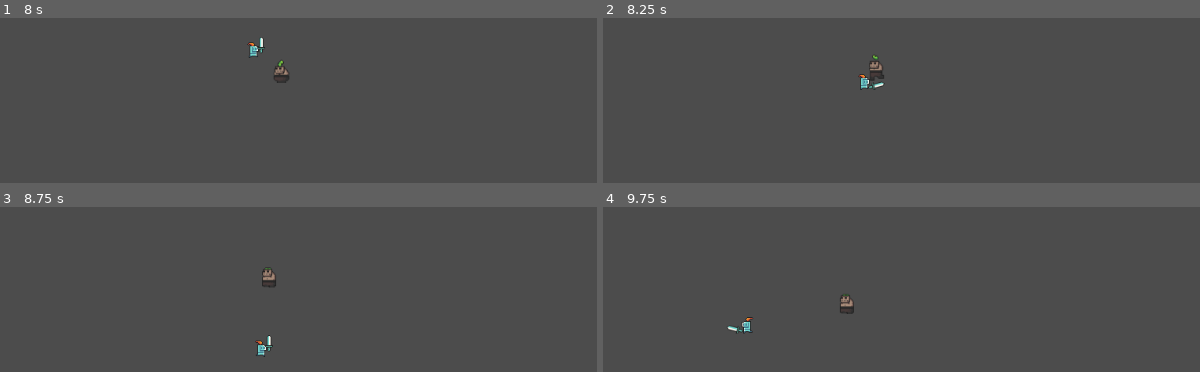
Above: before the commit, frames 1-4 (two rows, left to right).
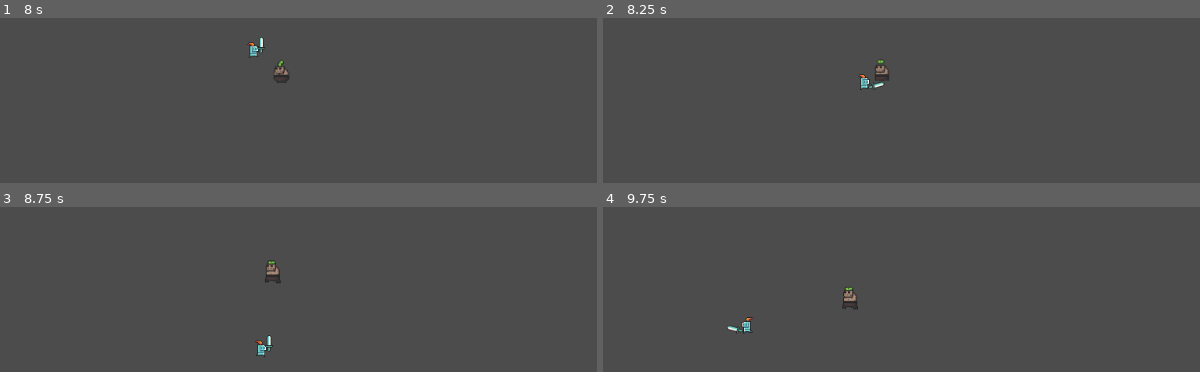
Above: after the commit, the same moments.

Repository: josephmbustamante/ludum-dare-45
Game: Godot game, scene res://Scenes/Main.tscn
Two runs of this game, one before a commit and one after it. Both use one fixed random seed, a clock stepped at 60 frames per second and the inputs below.
Inputs (mouse positions are in pixels of both pictures, inside the frame that each line leads up to):
- Up to frame 1 (8 s): move the mouse to (531, 49) at 0.52 s; hold Right (right) 0.53-1.28 s; click (531, 49) at 0.6 s; move the mouse to (197, 95) at 1.27 s; hold Down (down) 1.28-2.03 s; click (197, 95) at 1.35 s; move the mouse to (outside the picture) at 2.02 s; hold Right (right) 2.03-2.78 s; click (outside the picture) at 2.1 s; move the mouse to (316, 164) at 2.77 s; hold W (up) 2.78-3.53 s; click (316, 164) at 2.85 s; move the mouse to (596, 141) at 3.52 s; hold Left (left) 3.53-5.03 s; click (596, 141) at 3.6 s; move the mouse to (outside the picture) at 4.27 s; click (outside the picture) at 4.35 s; tap Enter at 5 s; move the mouse to (394, 72) at 5.02 s; hold Down (down) 5.03-5.78 s; click (394, 72) at 5.1 s; move the mouse to (outside the picture) at 5.77 s; hold Right (right) 5.78-6.53 s; click (outside the picture) at 5.85 s; move the mouse to (531, 49) at 6.52 s; hold W (up) 6.53-7.28 s; click (531, 49) at 6.6 s; tap Space at 7.25 s; move the mouse to (197, 95) at 7.27 s; hold Right (right) from 7.28 s (still down); click (197, 95) at 7.35 s
- Up to frame 2 (8.25 s): move the mouse to (outside the picture) at 8.02 s; release Right (right) at 8.03 s; hold Down (down) from 8.03 s (still down); click (outside the picture) at 8.1 s
- Up to frame 3 (8.75 s): keep holding Down (down)
- Up to frame 4 (9.75 s): move the mouse to (919, 353) at 8.77 s; release Down (down) at 8.78 s; hold Left (left) 8.78-9.53 s; click (919, 353) at 8.85 s; move the mouse to (1199, 330) at 9.52 s; hold W (up) from 9.53 s (still down); click (1199, 330) at 9.6 s

Frame 1 is identical in both runs. In frame 2, 0.2% of the frame differs, in the area x 44-48%, y 22-39%; in frame 3, 0.3%, in the area x 43-48%, y 32-49%; in frame 4, 0.3%.

Commit message:
Enemy stops following player when close enough to attack

Diff:
--- a/Scenes/Enemy.tscn
+++ b/Scenes/Enemy.tscn
@@ -26,9 +26,6 @@
 [sub_resource type="RectangleShape2D" id=2]
 extents = Vector2( 10, 15 )
 
-[sub_resource type="CircleShape2D" id=3]
-radius = 25.0
-
 [node name="Enemy" type="KinematicBody2D" groups=[
 "enemy",
 ]]
@@ -42,9 +39,3 @@
 [node name="CollisionShape2D" type="CollisionShape2D" parent="."]
 position = Vector2( 0, 5 )
 shape = SubResource( 2 )
-
-[node name="HitRadius" type="Area2D" parent="."]
-
-[node name="CollisionShape2D" type="CollisionShape2D" parent="HitRadius"]
-position = Vector2( 0, 5 )
-shape = SubResource( 3 )
--- a/Scripts/Enemy.gd
+++ b/Scripts/Enemy.gd
@@ -2,6 +2,7 @@
 
 export (int) var health = 100
 export (int) var speed = 50
+export (int) var hit_radius = 30
 
 var target: PhysicsBody2D = null
 
@@ -14,7 +15,10 @@
 	var velocity = Vector2()  # The player's movement vector.
 
 	if target != null:
-		velocity = target.global_position - global_position
+		var distance_to_target = target.global_position - global_position
+		# only keep moving if we haven't reached the target yet
+		if distance_to_target.length() >= hit_radius:
+			velocity = target.global_position - global_position
 
 	if velocity.length() > 0:
 		velocity = velocity.normalized() * speed
Not shown: 1 places in Scenes/Enemy.tscn that only renumber resources
